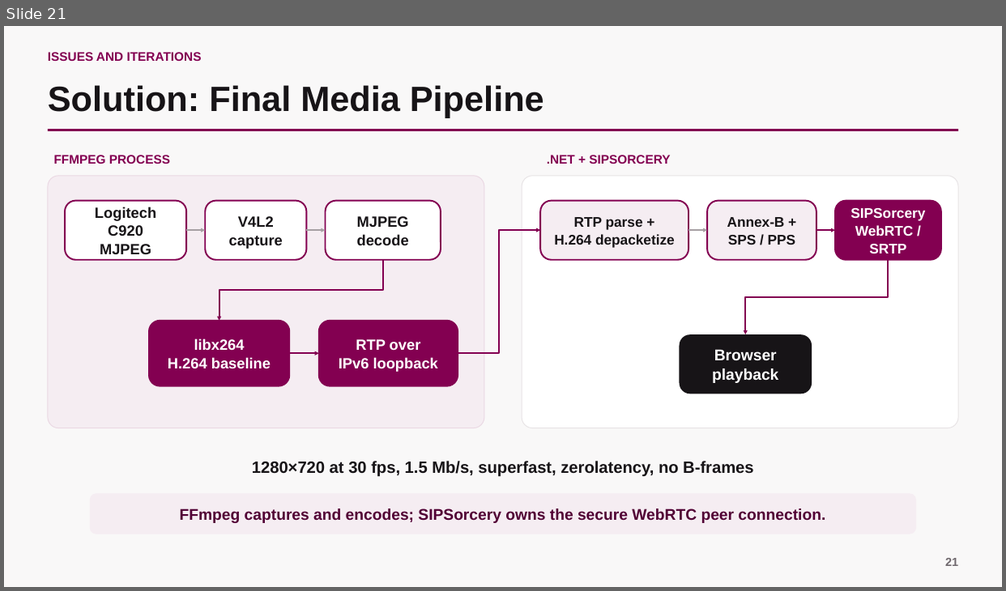
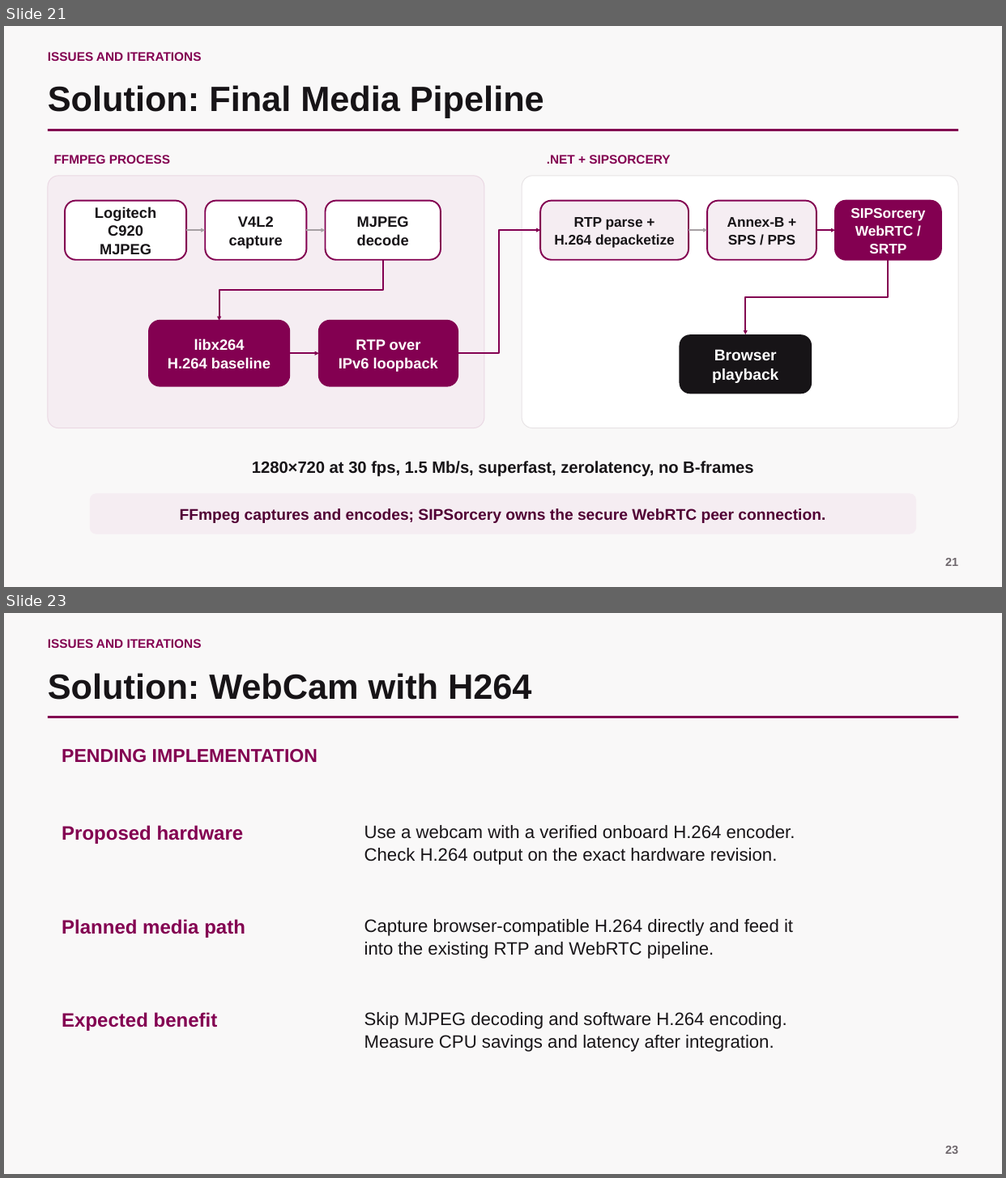
Before and after one commit to scarlet-radio-control/scarlet-radio-control, a slide deck: PRESENTATION.pptx. Shown one above the other, each under a label of ours: slide 21 before the commit, slides 21 and 23 after it; the slides between them are not shown. The pictures are 1006x591 and 1006x1178 pixels, drawn with LibreOffice and Linux fonts; fonts in the diff are those of the drawing. Boxes give left, top, right and bottom in pixels: in the first picture for what was removed or moved away, otherwise in the second. Text is boxed around its words. In the diff, an @@ line names an element or a change of style, - is before the commit and + after.

```diff
--- a/PRESENTATION.pptx
+++ b/PRESENTATION.pptx
@@ slide 23 added at <box>4,613,1002,1174</box>, background #F9F8F8 @@
@@ text added at <box>48,639,202,648</box>, 12 pt, text #830051, bold @@
+ISSUES AND ITERATIONS
@@ text added at <box>48,673,531,700</box>, 33.8 pt, text #171417, bold @@
+Solution: WebCam with H264
@@ rectangle added at <box>48,717,958,718</box>, fill #830051 @@
@@ text added at <box>62,749,317,763</box>, 18 pt, text #830051, bold @@
+PENDING IMPLEMENTATION
@@ text added at <box>62,825,244,844</box>, 18.8 pt, text #830051, bold @@
+Proposed hardware
@@ text added at <box>364,825,795,865</box>, 17.2 pt, text #171417 @@
+Use a webcam with a verified onboard H.264 encoder.
+Check H.264 output on the exact hardware revision.
@@ text added at <box>62,919,245,938</box>, 18.8 pt, text #830051, bold @@
+Planned media path
@@ text added at <box>364,919,793,959</box>, 17.2 pt, text #171417 @@
+Capture browser-compatible H.264 directly and feed it
+into the existing RTP and WebRTC pipeline.
@@ text added at <box>62,1012,218,1031</box>, 18.8 pt, text #830051, bold @@
+Expected benefit
@@ text added at <box>364,1012,787,1052</box>, 17.2 pt, text #171417 @@
+Skip MJPEG decoding and software H.264 encoding.
+Measure CPU savings and latency after integration.
@@ text added at <box>945,1146,958,1154</box>, 11.2 pt, text #6F686D, bold @@
+23
```
Also in this commit, not shown: 11 slides changed.
